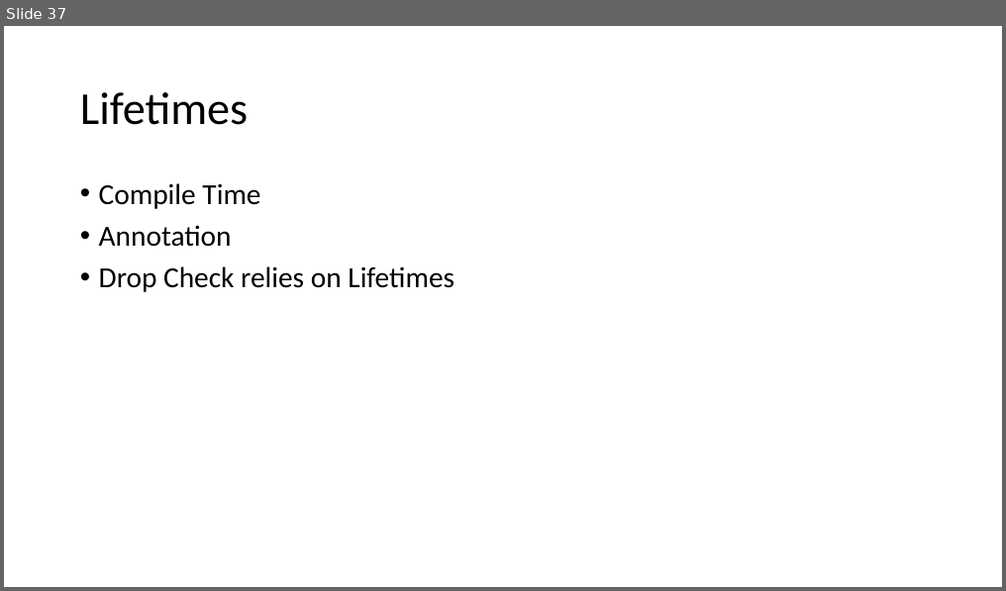
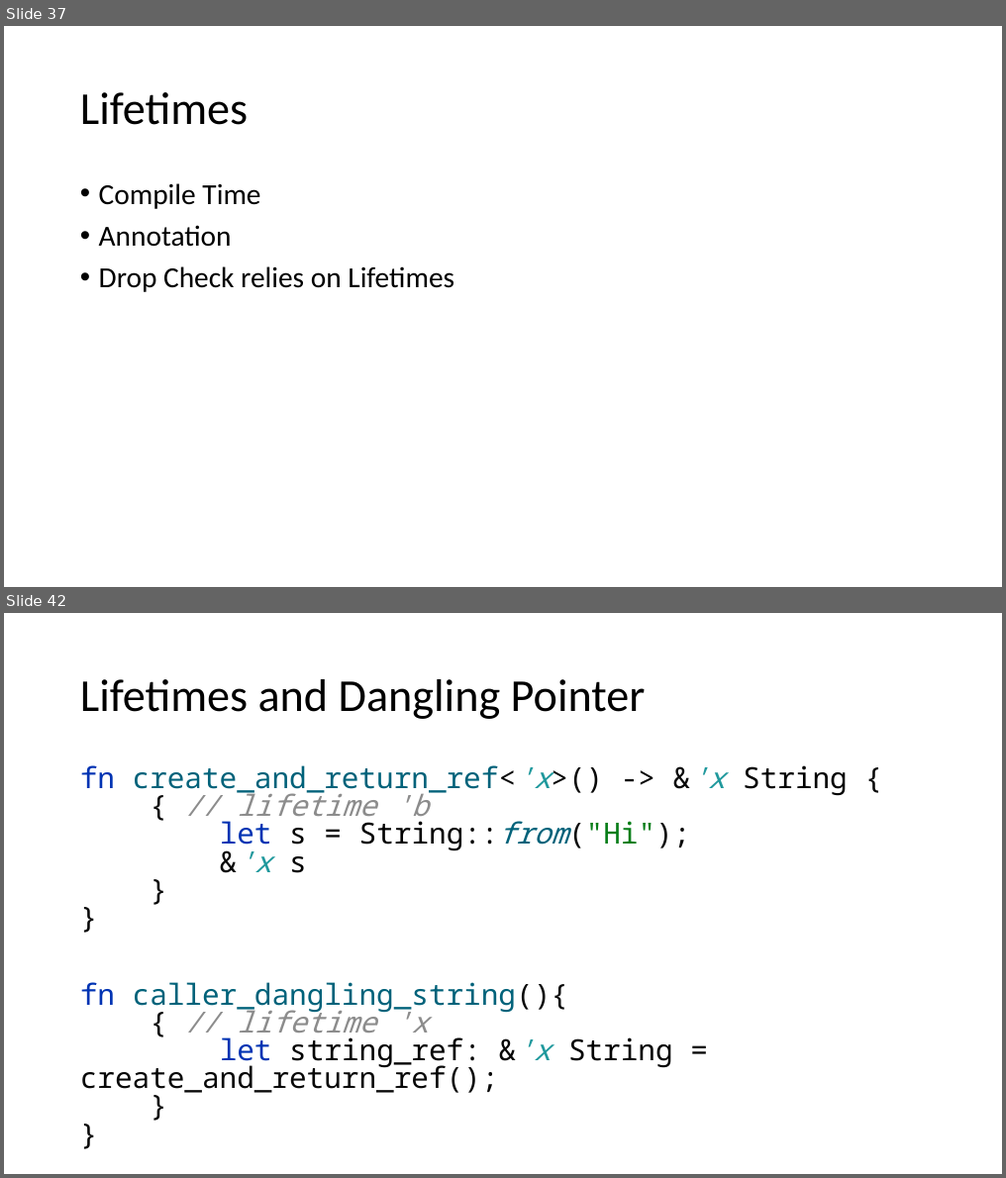
Before and after one commit to kugushev/course-rust-basics, a slide deck: src/02-Ownership/02-Ownership.pptx. Shown one above the other, each under a label of ours: slide 37 before the commit, slides 37 and 42 after it; the slides between them are not shown. The pictures are 1006x591 and 1006x1178 pixels, drawn with LibreOffice and Linux fonts; fonts in the diff are those of the drawing. Boxes give left, top, right and bottom in pixels: in the first picture for what was removed or moved away, otherwise in the second. Text is boxed around its words. In the diff, an @@ line names an element or a change of style, - is before the commit and + after.

```diff
--- a/src/02-Ownership/02-Ownership.pptx
+++ b/src/02-Ownership/02-Ownership.pptx
@@ slide 42 added at (4,613,1002,1174), background #FFFFFF @@
@@ title added at (80,679,646,719), 44 pt, text #000000 @@
+Lifetimes and Dangling Pointer
@@ text added at (80,765,847,1096), 28 pt, text #080808 @@
+fn create_and_return_ref<'x>() -> &'x String {
+{ // lifetime 'b
+let s = String::from("Hi");
+&'x s
+}
+}
+fn caller_dangling_string(){
+{ // lifetime 'x
+let string_ref: &'x String = create_and_return_ref();
+}
+}
```
Also in this commit, not shown: 7 slides changed, 12 other slides added, 1 other file.
